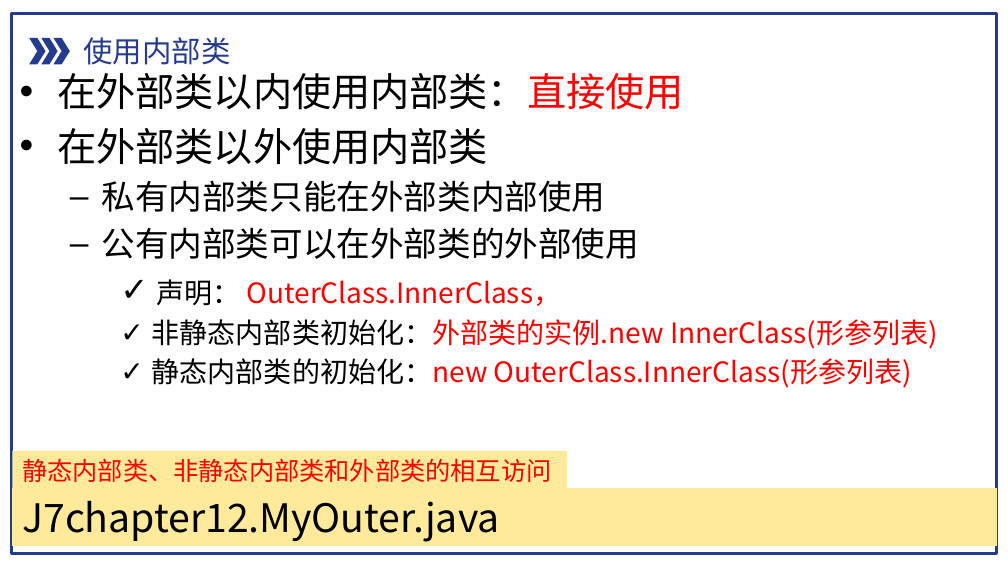
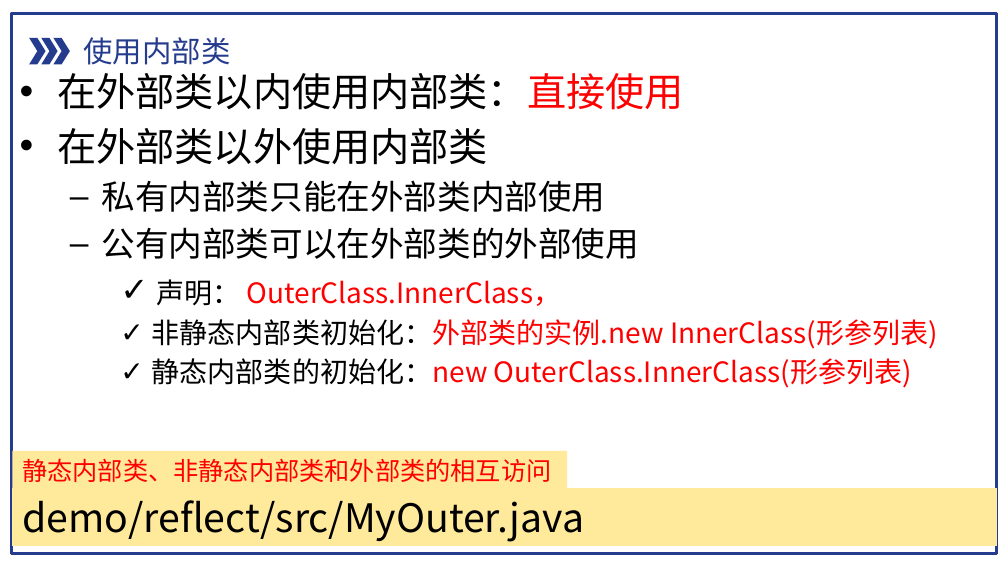
Before and after one commit to pdcxs/java-class-material, a slide deck: slide 18 of slides/08-Java面向对象编程-注解-反射-内部类-匿名内部类与Lambda表达式.pptx. Drawn at 1008x567 pixels with LibreOffice and Linux fonts; fonts in the diff are those of the drawing. Boxes give left, top, right and bottom in pixels: in the first picture for what was removed or moved away, otherwise in the second. Text is boxed around its words. In the diff, an @@ line names an element or a change of style, - is before the commit and + after.

```diff
--- a/slides/08-Java面向对象编程-注解-反射-内部类-匿名内部类与Lambda表达式.pptx
+++ b/slides/08-Java面向对象编程-注解-反射-内部类-匿名内部类与Lambda表达式.pptx
@@ text in rectangle at [22, 500, 584, 542]: text changed @@
-J7chapter12.MyOuter.java
+demo/reflect/src/MyOuter.java
```
Also in this commit, not shown: 6 other slides changed, 4 slides added, 38 other files.
